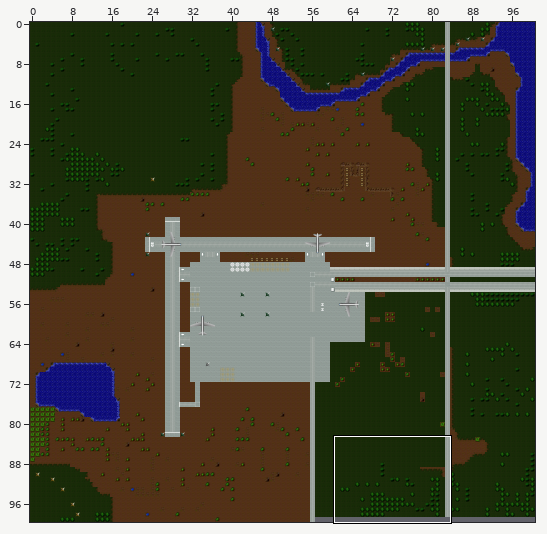
Tiled map: assets/maps/level_1.tmx. Above, an overview of the earlier version with the close-up marked.
Close-up. Earlier state:
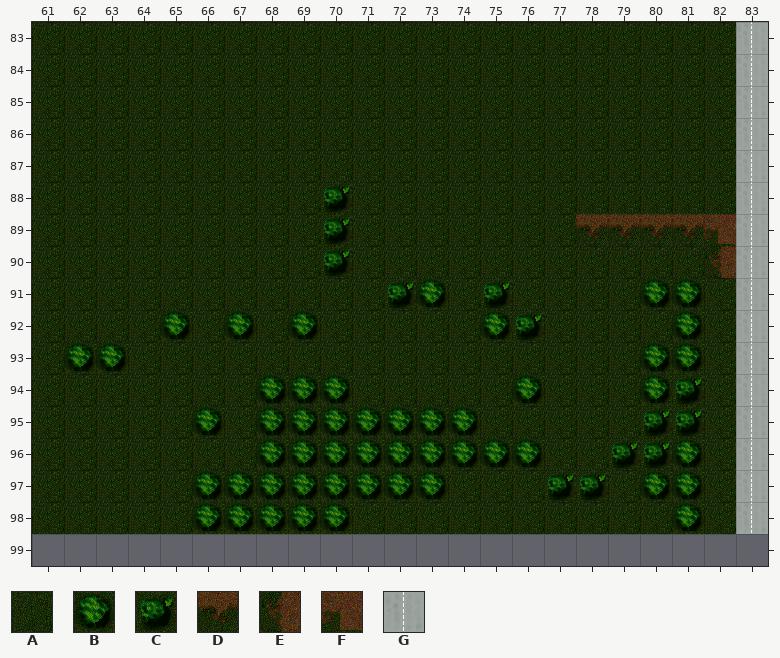
Cells are 40x40 px. Shown: x 61..83, y 83..99. The commit also changed other parts of the map, which this record leaves out. The old version is drawn lined up with the new one.
Key: from "landscape_tiles": A 0, B 1, C 2, D 5, E 6, F 15, G 85.
_ is an empty cell.
Layers that did not change in this view are not listed.
Layer "landscape_tiles" before, first column x 61:
 83 AAAAAAAAAAAAAAAAAAAAAAG
 84 AAAAAAAAAAAAAAAAAAAAAAG
 85 AAAAAAAAAAAAAAAAAAAAAAG
 86 AAAAAAAAAAAAAAAAAAAAAAG
 87 AAAAAAAAAAAAAAAAAAAAAAG
 88 AAAAAAAAACAAAAAAAAAAAAG
 89 AAAAAAAAACAAAAAAADDDDFG
 90 AAAAAAAAACAAAAAAAAAAAEG
 91 AAAAAAAAAAACBACAAAABBAG
 92 AAAABABABAAAAABCAAAABAG
 93 ABBAAAAAAAAAAAAAAAABBAG
 94 AAAAAAABBBAAAAABAAABCAG
 95 AAAAABABBBBBBBAAAAACCAG
 96 AAAAAAABBBBBBBBBAACCBAG
 97 AAAAABBBBBBBBAAACCABBAG
 98 AAAAABBBBBAAAAAAAAAABAG
 99 _______________________
Once edited:
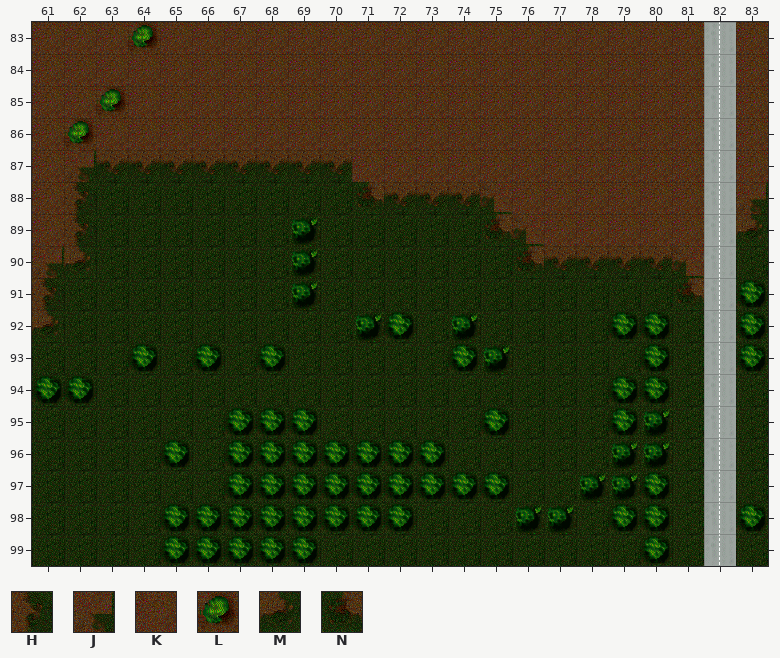
Further tiles: from "landscape_tiles": H 4, J 14, K 16, L 18, M 20, N 21.
From old to new:
Changed rows in their new state; . is an unchanged cell.
map size 101x100 -> 100x100 cells
Layer "landscape_tiles":
first column x 61:
 83 KKKLKKKKKKKKKKKKKKKKKGK
 84 KKKKKKKKKKKKKKKKKKKKKGK
 85 KKLKKKKKKKKKKKKKKKKKKGK
 86 KLKKKKKKKKKKKKKKKKKKKGK
 87 KJDDDDDDDDKKKKKKKKKKKGK
 88 KH.......ANDDDFKKKKKKGJ
 89 KH......CA....NFKKKKKGM
 90 JM......CA.....NDDDDFGA
 91 H.......C..AA.A....ANGB
 92 M...A.A.A.CB.CAA..BBAGB
 93 .AAB.B.B.....BC.....AGB
 94 BB.....AAA.....A..B.AGA
 95 .....AB..AAAAAB...B.AGA
 96 ....B.B......AAA....AGA
 97 .....A.......BB.A.C.AGA
 98 ....B.....BB...CC.BBAGB
 99 AAAABBBBBAAAAAAAAAABAGA
Where, in picture pixels (left, top, right, bottom), the same in both close-ups:
changed: (32, 22, 768, 566)
